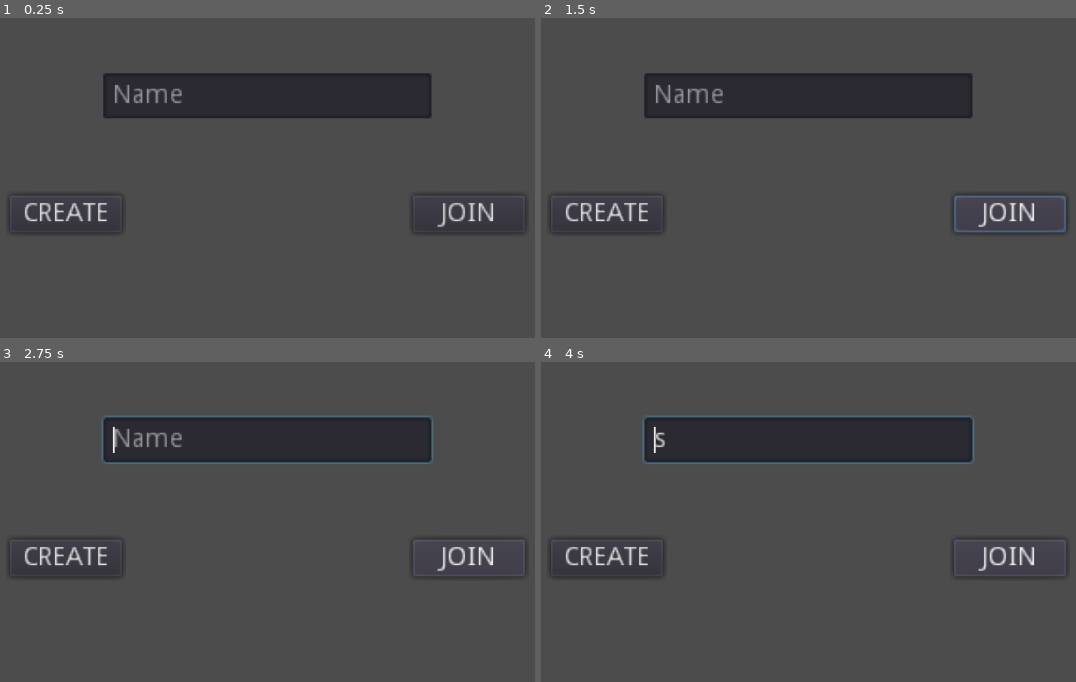
Above: before the commit, frames 1-4 (two rows, left to right).
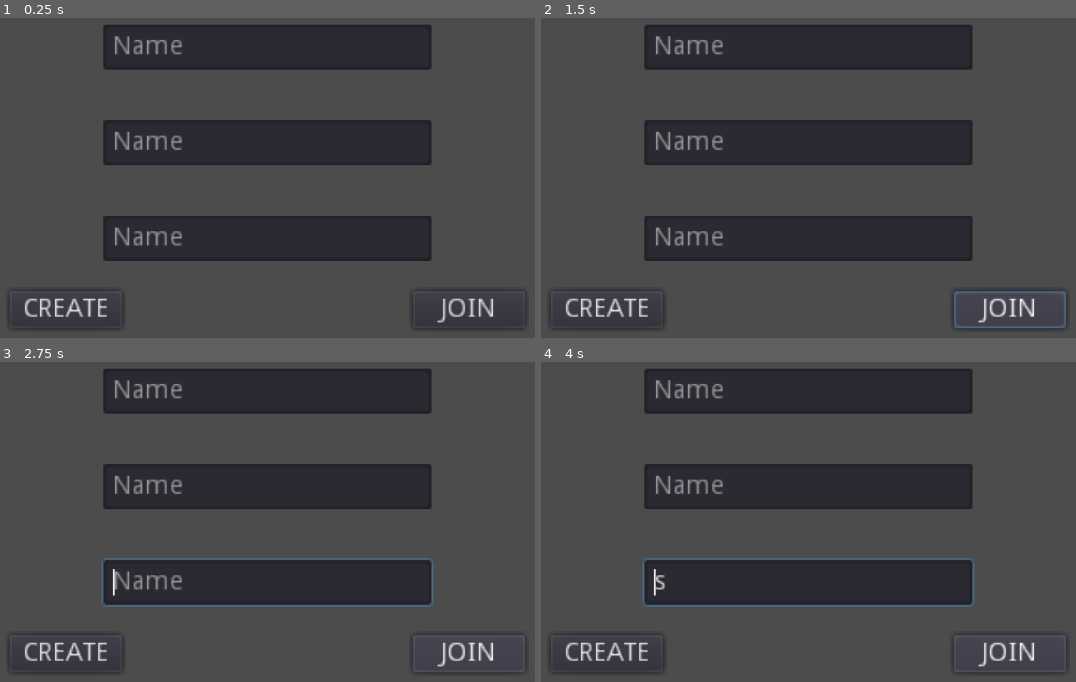
Above: after the commit, the same moments.

Repository: Tornadowarnung/Pong
Game: Godot game, scene res://interface/MainMenu.tscn
Two runs of this game, one before a commit and one after it. Both use one fixed random seed, a clock stepped at 60 frames per second and the inputs below.
Inputs:
- Up to frame 1 (0.25 s): no input
- Up to frame 2 (1.5 s): click "CREATE" at 0.5 s; click "JOIN" at 1.25 s
- Up to frame 3 (2.75 s): hold Up (up) from 2.03 s (still down)
- Up to frame 4 (4 s): tap Enter at 2.75 s; release Up (up) at 2.78 s; hold S (down) 2.78-3.53 s; hold Up (up) from 3.53 s (still down)

The runs differ from the first frame. In frame 1, 35% of the frame differs, in the area x 1-99%, y 2-98%; in frame 2, 36%; in frame 3, 37%; in frame 4, 37%.

Commit message:
adjustable ip-addresses

Diff:
--- a/Network.gd
+++ b/Network.gd
@@ -1,7 +1,7 @@
 extends Node
 
-const DEFAULT_IP = '127.0.0.1'
-const DEFAULT_PORT = 4200
+var ip_address = '127.0.0.1'
+var port = 12345
 const MAX_PLAYERS = 2
 
 var players = { }
@@ -17,7 +17,7 @@
 	self_data.name = player_nickname
 	players[1] = self_data
 	var peer = NetworkedMultiplayerENet.new()
-	peer.create_server(DEFAULT_PORT, MAX_PLAYERS - 1)
+	peer.create_server(port, MAX_PLAYERS - 1)
 	get_tree().set_network_peer(peer)
 
 func connect_to_server(player_nickname):
@@ -25,7 +25,7 @@
 	self_data.position = Vector2(get_viewport().get_visible_rect().size.x - 30 , 300)
 	get_tree().connect('connected_to_server', self, '_connected_to_server')
 	var peer = NetworkedMultiplayerENet.new()
-	peer.create_client(DEFAULT_IP, DEFAULT_PORT)
+	peer.create_client(ip_address, port)
 	get_tree().set_network_peer(peer)
 
 func _connected_to_server():
--- a/interface/MainMenu.gd
+++ b/interface/MainMenu.gd
@@ -1,9 +1,17 @@
 extends Control
 
 var _player_name = ""
+var _ip_address = ""
+var _port = ""
 
 func _on_Name_text_changed(new_text):
 	_player_name = new_text
+
+func _on_IPAddress_text_changed(new_text):
+	_ip_address = new_text
+
+func _on_Port_text_changed(new_text):
+	_port = new_text
 
 func _on_CreateButton_pressed():
 	if _player_name == "":
--- a/interface/MainMenu.tscn
+++ b/interface/MainMenu.tscn
@@ -50,9 +50,9 @@
 anchor_right = 0.0
 anchor_bottom = 0.0
 margin_left = 125.0
-margin_top = 37.0
+margin_top = 11.0
 margin_right = 300.0
-margin_bottom = 61.0
+margin_bottom = 35.0
 rect_min_size = Vector2( 175, 24 )
 rect_pivot_offset = Vector2( 0, 0 )
 rect_clip_content = false
@@ -71,13 +71,69 @@
 caret_position = 0
 _sections_unfolded = [ "Caret", "Placeholder", "Rect" ]
 
-[node name="HBoxContainer" type="HBoxContainer" parent="VBoxContainer" index="1"]
-
-anchor_left = 0.0
-anchor_top = 0.0
-anchor_right = 0.0
-anchor_bottom = 0.0
-margin_top = 102.0
+[node name="IPAddress" type="LineEdit" parent="VBoxContainer" index="1"]
+
+anchor_left = 0.0
+anchor_top = 0.0
+anchor_right = 0.0
+anchor_bottom = 0.0
+margin_left = 125.0
+margin_top = 62.0
+margin_right = 300.0
+margin_bottom = 86.0
+rect_min_size = Vector2( 175, 24 )
+rect_pivot_offset = Vector2( 0, 0 )
+rect_clip_content = false
+focus_mode = 2
+mouse_filter = 0
+mouse_default_cursor_shape = 1
+size_flags_horizontal = 6
+size_flags_vertical = 6
+max_length = 20
+focus_mode = 2
+context_menu_enabled = true
+placeholder_text = "Name"
+placeholder_alpha = 0.6
+caret_blink = true
+caret_blink_speed = 0.65
+caret_position = 0
+_sections_unfolded = [ "Caret", "Placeholder", "Rect" ]
+
+[node name="Port" type="LineEdit" parent="VBoxContainer" index="2"]
+
+anchor_left = 0.0
+anchor_top = 0.0
+anchor_right = 0.0
+anchor_bottom = 0.0
+margin_left = 125.0
+margin_top = 113.0
+margin_right = 300.0
+margin_bottom = 137.0
+rect_min_size = Vector2( 175, 24 )
+rect_pivot_offset = Vector2( 0, 0 )
+rect_clip_content = false
+focus_mode = 2
+mouse_filter = 0
+mouse_default_cursor_shape = 1
+size_flags_horizontal = 6
+size_flags_vertical = 6
+max_length = 20
+focus_mode = 2
+context_menu_enabled = true
+placeholder_text = "Name"
+placeholder_alpha = 0.6
+caret_blink = true
+caret_blink_speed = 0.65
+caret_position = 0
+_sections_unfolded = [ "Caret", "Placeholder", "Rect" ]
+
+[node name="HBoxContainer" type="HBoxContainer" parent="VBoxContainer" index="3"]
+
+anchor_left = 0.0
+anchor_top = 0.0
+anchor_right = 0.0
+anchor_bottom = 0.0
+margin_top = 153.0
 margin_right = 426.0
 margin_bottom = 201.0
 rect_pivot_offset = Vector2( 0, 0 )
@@ -174,6 +230,10 @@
 
 [connection signal="text_changed" from="VBoxContainer/Name" to="." method="_on_Name_text_changed"]
 
+[connection signal="text_changed" from="VBoxContainer/IPAddress" to="." method="_on_IPAddress_text_changed"]
+
+[connection signal="text_changed" from="VBoxContainer/Port" to="." method="_on_Port_text_changed"]
+
 [connection signal="pressed" from="VBoxContainer/HBoxContainer/MarginContainer/Create" to="." method="_on_CreateButton_pressed"]
 
 [connection signal="pressed" from="VBoxContainer/HBoxContainer/MarginContainer2/Join" to="." method="_on_JoinButton_pressed"]
